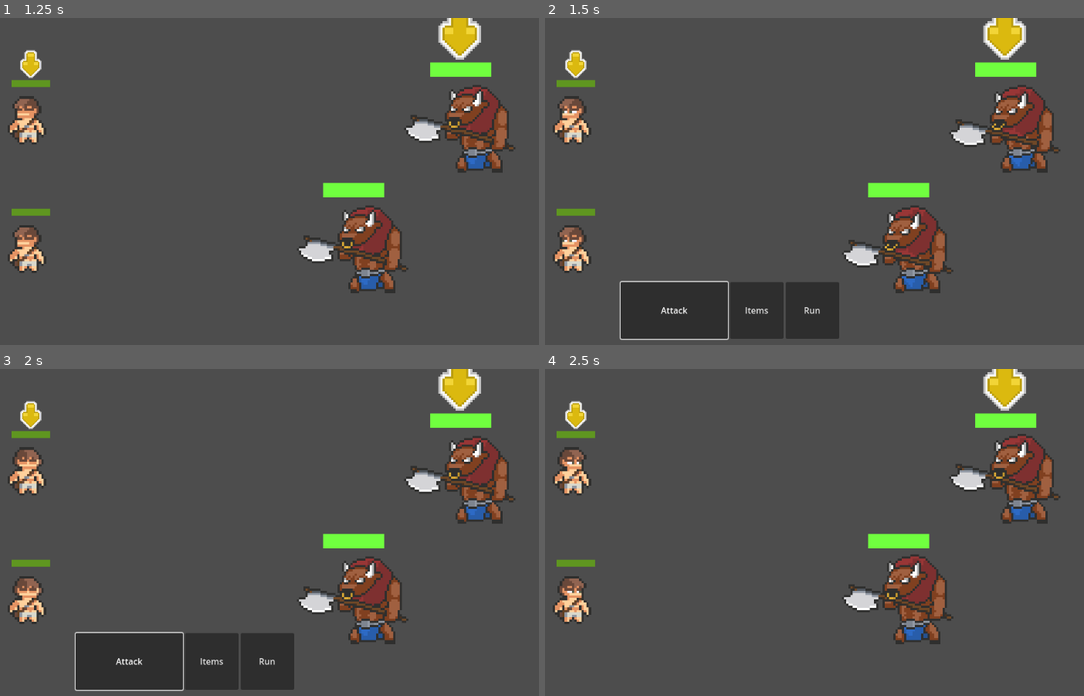
Above: before the commit, frames 1-4 (two rows, left to right).
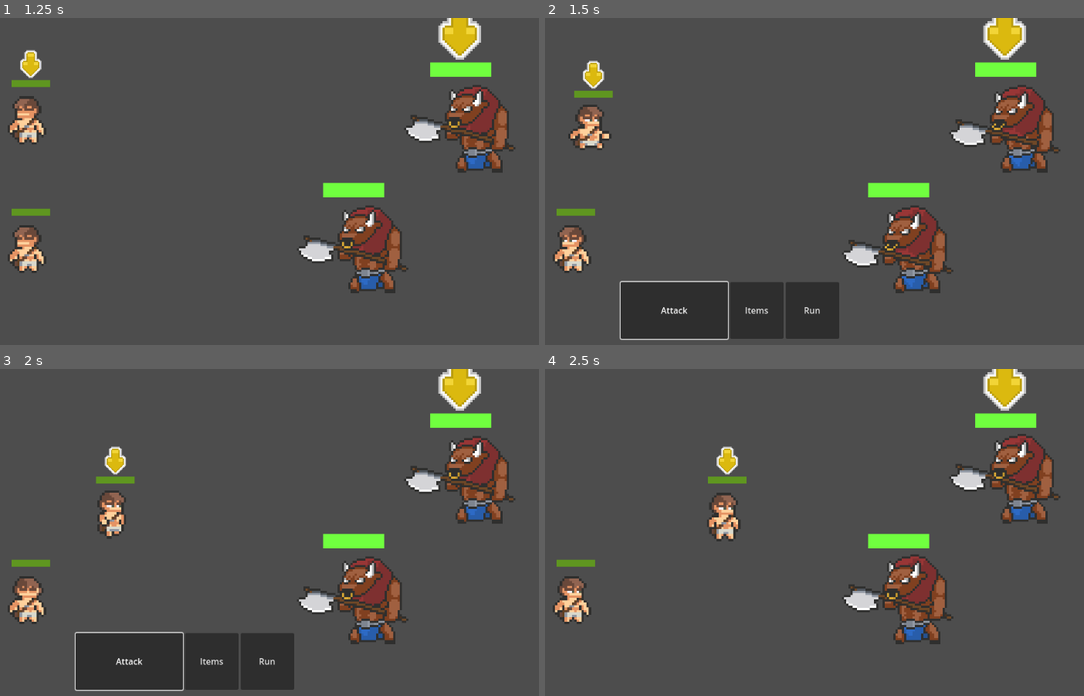
Above: after the commit, the same moments.

Repository: Tomasbs/Capstone-Project
Game: Godot game, scene res://Test/Level.tscn
Two runs of this game, one before a commit and one after it. Both use one fixed random seed, a clock stepped at 60 frames per second and the inputs below.
Inputs:
- Up to frame 1 (1.25 s): click "Attack" at 0.5 s
- Up to frame 2 (1.5 s): tap Enter (enter) at 1.25, 1.35 s; hold Right (right) from 1.28 s (still down)
- Up to frame 3 (2 s): keep holding Right (right)
- Up to frame 4 (2.5 s): release Right (right) at 2.03 s; hold Down (down) from 2.03 s (still down); tap Enter (enter) at 2.1 s

Frame 1 is identical in both runs. In frame 2, 1.9% of the frame differs, in the area x 1-13%, y 9-41%; in frame 3, 2.1%; in frame 4, 2.2%, in the area x 1-38%, y 9-53%.
Error before the commit: Invalid access of index '2' on a base object of type: 'Array[Node]'. (res://Battle)

Commit message:
Add files via upload

Diff:
--- a/Game/Battle System/enemy_group.gd
+++ b/Game/Battle System/enemy_group.gd
@@ -28,7 +28,7 @@
 				switch_focus(index, index-1)
 		if Input.is_action_just_pressed("enter"):
 			action_queue.push_back(index)
-			$".."/Party.players_target.push_back(enemies[index])
+			$".."/Party.players[$".."/Party.players_attacking].player_target.push_back(enemies[index])
 			emit_signal("next_player")
 
 	if action_queue.size() == enemies.size() and not is_battling:
--- a/Game/Battle System/party.gd
+++ b/Game/Battle System/party.gd
@@ -3,7 +3,7 @@
 var players : Array = []
 var index: int = 0
 @onready var players_target : Array = []
-var players_attacking = 1
+var players_attacking = 0
 
 func _ready():
 	players = get_children()
@@ -30,7 +30,7 @@
 
 
 func _on_enemy_group_attacking():
-	$".".players[players_attacking-1].current_states = $".".players[players_attacking].party_states.WALK_ATTACK
+	$".".players[players_attacking].current_states = $".".players[players_attacking].party_states.WALK_ATTACK
 
 func _on_player_attacking_after():
-	$".".players[players_attacking-1].current_states = $".".players[players_attacking].party_states.WALK_ATTACK
+	$".".players[players_attacking].current_states = $".".players[players_attacking].party_states.WALK_ATTACK
--- a/Game/Player/Player.gd
+++ b/Game/Player/Player.gd
@@ -5,7 +5,7 @@
 @onready var anim_tree = $AnimationTree
 @onready var anim_state = anim_tree.get("parameters/playback")
 
-@onready var players_target = $"..".players_target
+@onready var player_target : Array = []
 
 signal atack_over
 signal on_hit
@@ -57,16 +57,16 @@
 		if at_target_x == false:
 			$".".position.x +=  250 * get_physics_process_delta_time()
 		if at_target_y == false:
-			if 	$".".position.y > $"..".players_target[$"..".players_attacking-1].position.y:
+			if 	$".".position.y > player_target[0].position.y:
 				$".".position.y -= 150 * get_physics_process_delta_time()
-			elif 	$".".position.y < $"..".players_target[$"..".players_attacking-1].position.y:
+			elif 	$".".position.y < player_target[0].position.y:
 				$".".position.y += 150 * get_physics_process_delta_time()
 
 	if $"..".players_target.size() > 0:
 		if going_back == false:
-			if $".".position.x >= $"..".players_target[$"..".players_attacking-1].position.x - 150:
+			if $".".position.x >= player_target[0].position.x - 150:
 				at_target_x = true
-			if $".".position.y == $"..".players_target[$"..".players_attacking-1].position.y - 20:
+			if $".".position.y == player_target[0].position.y - 20:
 				at_target_y = true
 			if at_target_x == true and at_target_y == true:
 				at_target = true
@@ -89,14 +89,14 @@
 		if at_home_x == true and at_home_y == true:
 			at_home = true
 			current_states = party_states.IDLE
-			print("KABOOM")
-			if $"..".players_attacking == len($"..".players):
-				$"..".players_target.clear()
+			if $"..".players_attacking == len($"..".players)-1:
+				$"..".player_target.clear()
 				$"..".players_attacking = 1
 			else:
 				if not($"..".players_attacking == 0):
 					$"..".players_attacking += 1
 					emit_signal("attacking_after")
+
 
 
 
--- a/Game/Player/Player.tscn
+++ b/Game/Player/Player.tscn
@@ -912,7 +912,7 @@
 scale = Vector2(9, 9)
 sprite_frames = SubResource("SpriteFrames_bjvd1")
 animation = &"Idle_Left"
-frame = 13
+frame = 4
 
 [node name="CollisionShape2D" type="CollisionShape2D" parent="."]
 position = Vector2(-20, 44.5)
